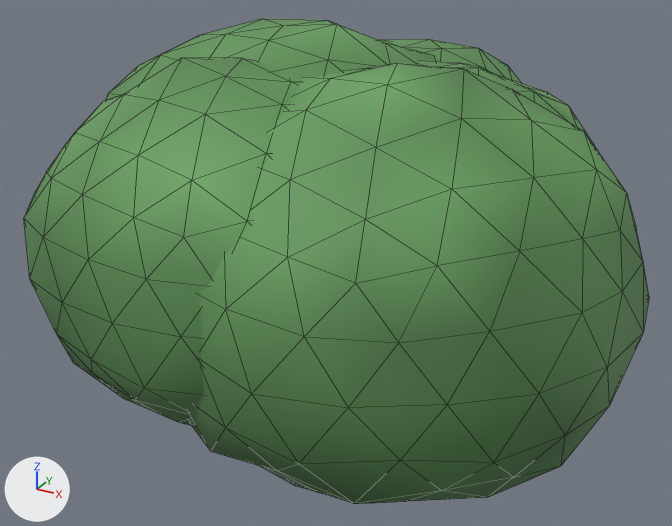
Before and after pictures for a commit that changed the glTF model content/models/nature/dense-bush-v01.glb.
Camera for both pictures: a camera (50 mm lens) standing at (1.5, -2.89, 2.02) and looking at (-0.04, -0.09, 0.61). Lighting does not change. The marker at lower left points along +X, +Y and +Z. The first picture is the older version. Mesh edges are drawn as thin lines. Vertices at exactly the same position are counted once.

Names of what the first picture shows: 'dense-bush'.
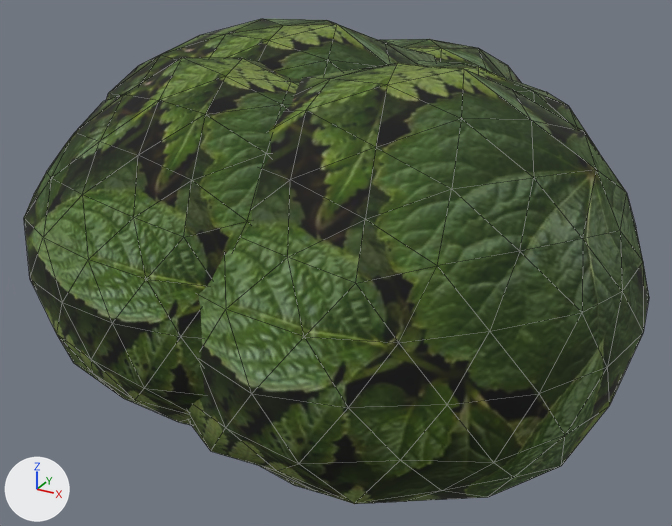
What changed in the scene script:
```text
Add img_foliage_leaves_photo_v01:
    img_foliage_leaves_photo_v01 = load_image('foliage-leaves-photo-v01', '_unpacked/foliage-leaves-photo-v01', 1254, 1254, 'sRGB')
Change mat_leaves:
    where n0 = _N.new('ShaderNodeBsdfPrincipled'); n0.name = 'Principled BSDF'
    n0.inputs[2].default_value: 0.72 -> 0.92  # 'Roughness'
    add n3 = _N.new('ShaderNodeMix'); n3.name = 'Mix'
    add n3.data_type = 'RGBA'
    add n3.blend_type = 'MULTIPLY'
    add n3.inputs[0].default_value = 1.0  # 'Factor'
    add n4 = _N.new('ShaderNodeTexImage'); n4.name = 'Image Texture'
    add n4.image = img_foliage_leaves_photo_v01
    where n2 = _N.new('ShaderNodeVertexColor'); n2.name = 'Color Attribute'
    remove _L.new(n2.outputs[0], n0.inputs[0])  # 'Color' to 'Base Color'
    add _L.new(n3.outputs[2], n0.inputs[0])  # 'Result' to 'Base Color'
    add _L.new(n2.outputs[0], n3.inputs[7])  # 'Color' to 'B'
    add _L.new(n4.outputs[0], n3.inputs[6])  # 'Color' to 'A'
Change me_dense_bush:
    where me_dense_bush.from_pydata(...)  # 972 vertices, 1920 faces; spans x -1.12..1.12, y -1.16..1.16, z 0.0..1.48
    used by ob_dense_bush; location = (0.0, 0.0, 0.0)
    me_dense_bush part 1: 1190 faces centred in x -1.11..1.09, y -1.13..1.14, z 0.21..1.46 are repainted in the vertex colours; the middle colour goes from green #5c8d54 to white #ffffff
    me_dense_bush part 2: 730 faces centred in x -1.07..1.09, y -1.13..1.1, z 0.03..1.17 are repainted in the vertex colours; the middle colour goes from dark green #4d7847 to white #ffffff
```

What differs and where, as boxes (x1, y1, x2, y2) in the pictures (672 x 526 px):
'dense-bush', surface changed, recoloured (darker): (24, 19, 649, 504) in both
part 1 of me_dense_bush, recoloured (darker): (24, 19, 649, 504) in both
part 2 of me_dense_bush, recoloured (darker): (30, 238, 608, 504) in both
